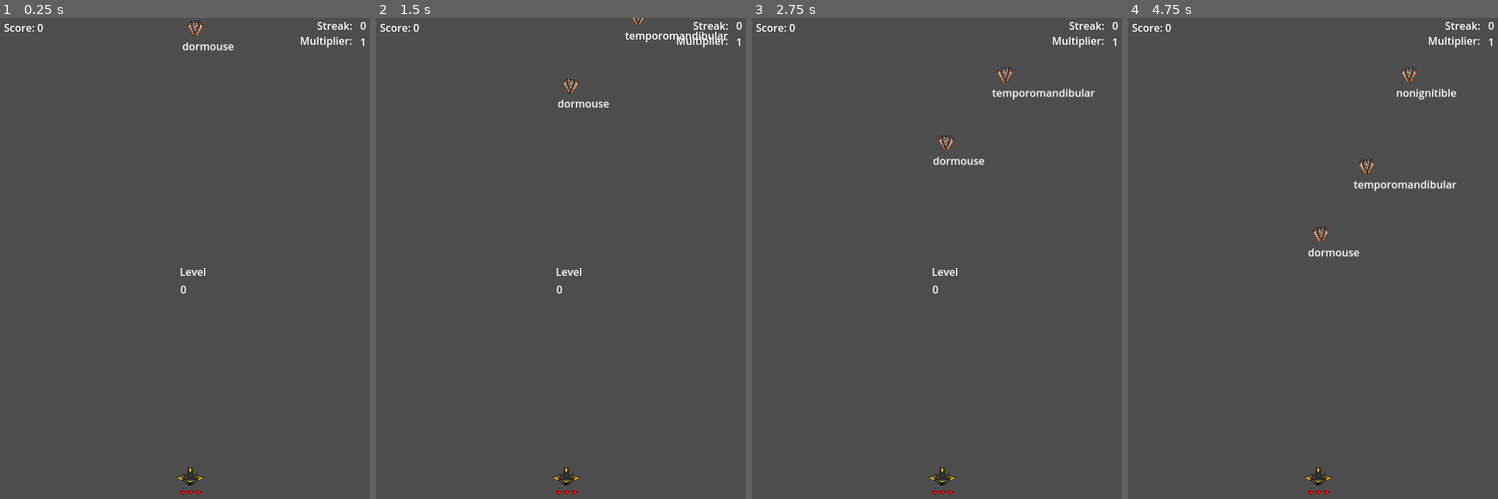
Above: before the commit, frames 1-4 (left to right).
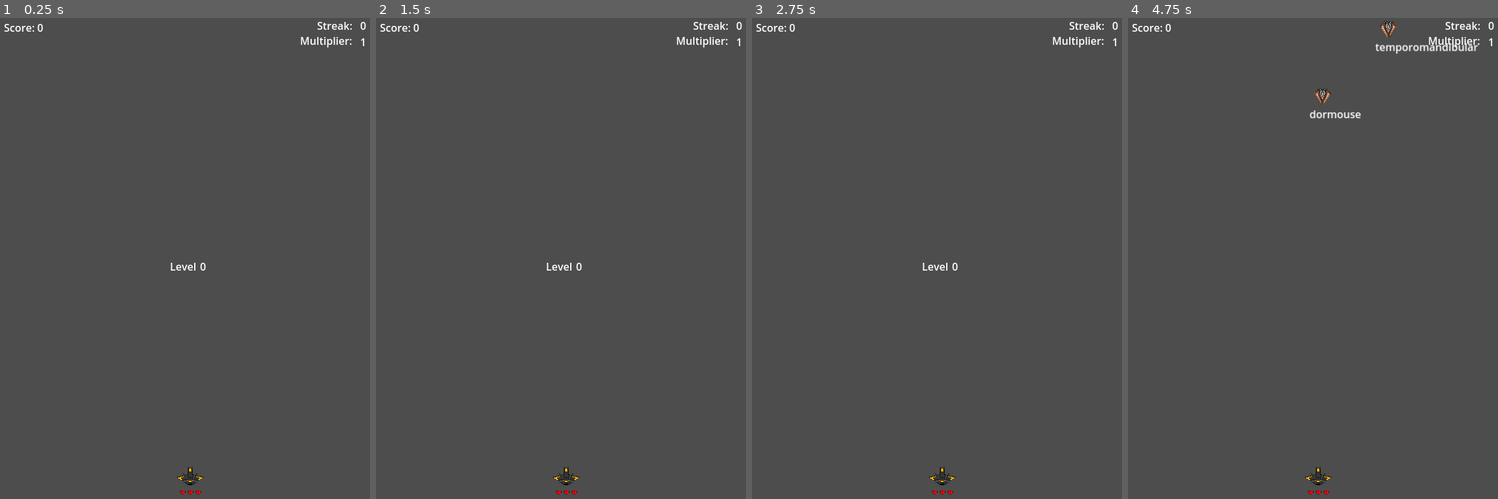
Above: after the commit, the same moments.

Repository: emilabraham/SimpleType
Game: Godot game, scene res://main.tscn
Same seed, same stepped clock (60 frames per second), same inputs: the game is played once before the commit and once after it. The engine's default icon, where the game draws it, is replaced by a stand-in: a white triangle on a blue panel in a dark square.
Inputs:
- Up to frame 1 (0.25 s): no input
- Up to frame 2 (1.5 s): tap Enter at 0.5 s; tap Space at 1.25 s
- Up to frame 3 (2.75 s): no input
- Up to frame 4 (4.75 s): no input

The runs differ from the first frame. In frame 1, 0.3% of the frame differs, in the area x 46-64%, y 0-58%; in frame 2, 0.6%; in frame 3, 0.7%; in frame 4, 1.4%, in the area x 48-95%, y 0-50%.

Commit message:
fix level screen

Diff:
--- a/level_screen.gd
+++ b/level_screen.gd
@@ -12,5 +12,7 @@
 func _on_update_level(level):
 	$LevelNumberLabel.set_level(level)
 	visible = true
+	get_tree().paused = true
 	await get_tree().create_timer(3).timeout
+	get_tree().paused = false
 	visible = false
--- a/main.tscn
+++ b/main.tscn
@@ -40,20 +40,20 @@
 script = ExtResource("10_i5klu")
 
 [node name="LevelLabel" type="Label" parent="LevelScreen"]
-offset_left = 259.0
-offset_top = 376.0
-offset_right = 351.0
-offset_bottom = 399.0
+offset_left = 244.0
+offset_top = 368.0
+offset_right = 336.0
+offset_bottom = 391.0
 size_flags_horizontal = 4
 text = "Level"
 horizontal_alignment = 1
 vertical_alignment = 1
 
 [node name="LevelNumberLabel" type="Label" parent="LevelScreen"]
-offset_left = 285.0
-offset_top = 403.0
-offset_right = 325.0
-offset_bottom = 426.0
+offset_left = 315.0
+offset_top = 368.0
+offset_right = 355.0
+offset_bottom = 391.0
 script = ExtResource("5_231vu")
 
 [node name="HUD" parent="." instance=ExtResource("3_at8w2")]
